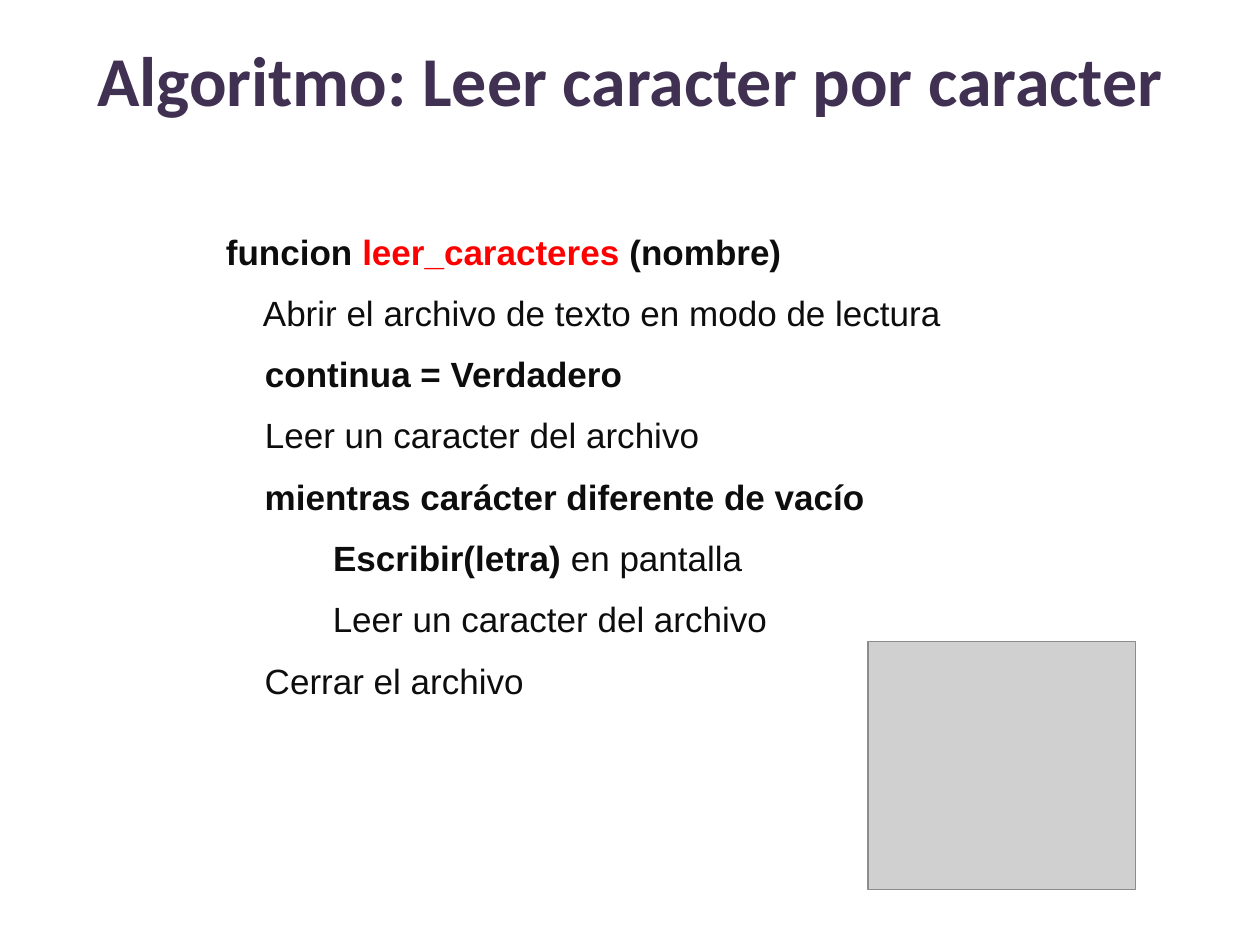
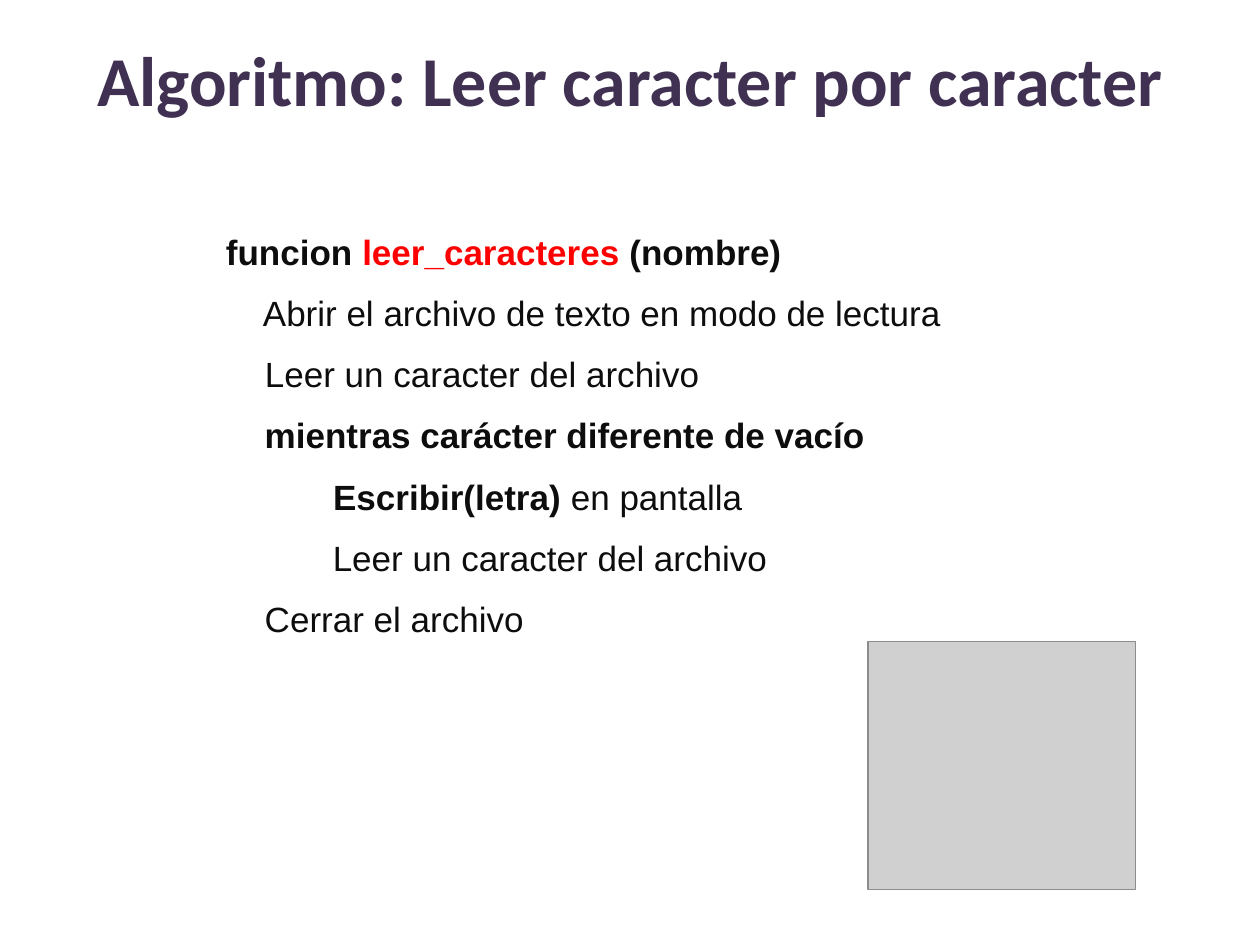
Before and after one commit to lizetheP/Analitica, a slide deck: slide 16 of CalendarioAgo2022/presentaciones/9_Archivos.pptx. Drawn at 1260x945 pixels with LibreOffice and Linux fonts; fonts in the diff are those of the drawing; grey boxes stand for pictures. Boxes give left, top, right and bottom in pixels: in the first picture for what was removed or moved away, otherwise in the second. Text is boxed around its words. In the diff, an @@ line names an element or a change of style, - is before the commit and + after.

```diff
--- a/CalendarioAgo2022/presentaciones/9_Archivos.pptx
+++ b/CalendarioAgo2022/presentaciones/9_Archivos.pptx
@@ text at box(265, 361, 622, 388): paragraph removed @@
-continua = Verdadero
```
Also in this commit, not shown: 1 other slide changed, 12 other files.
